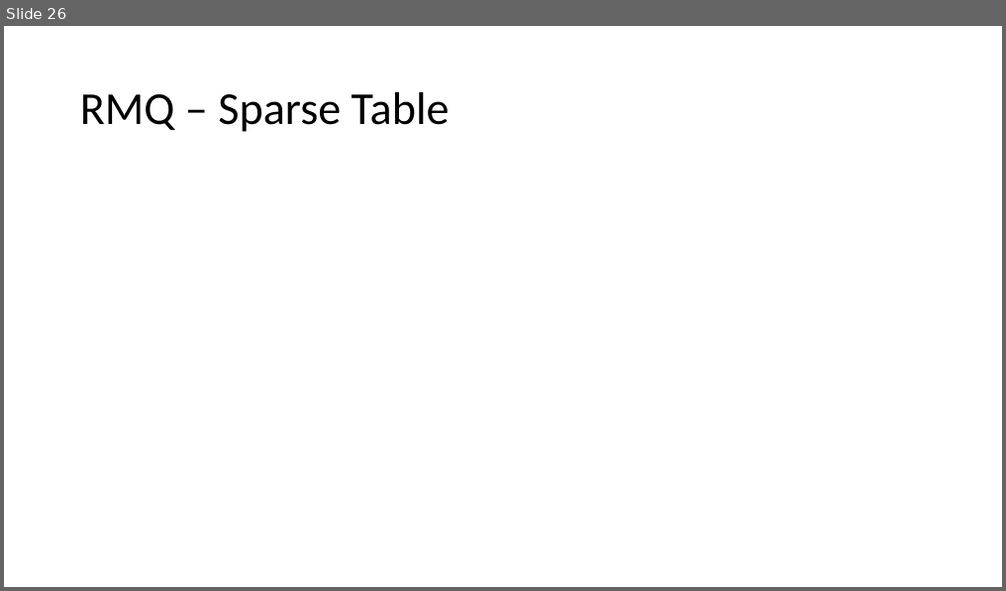
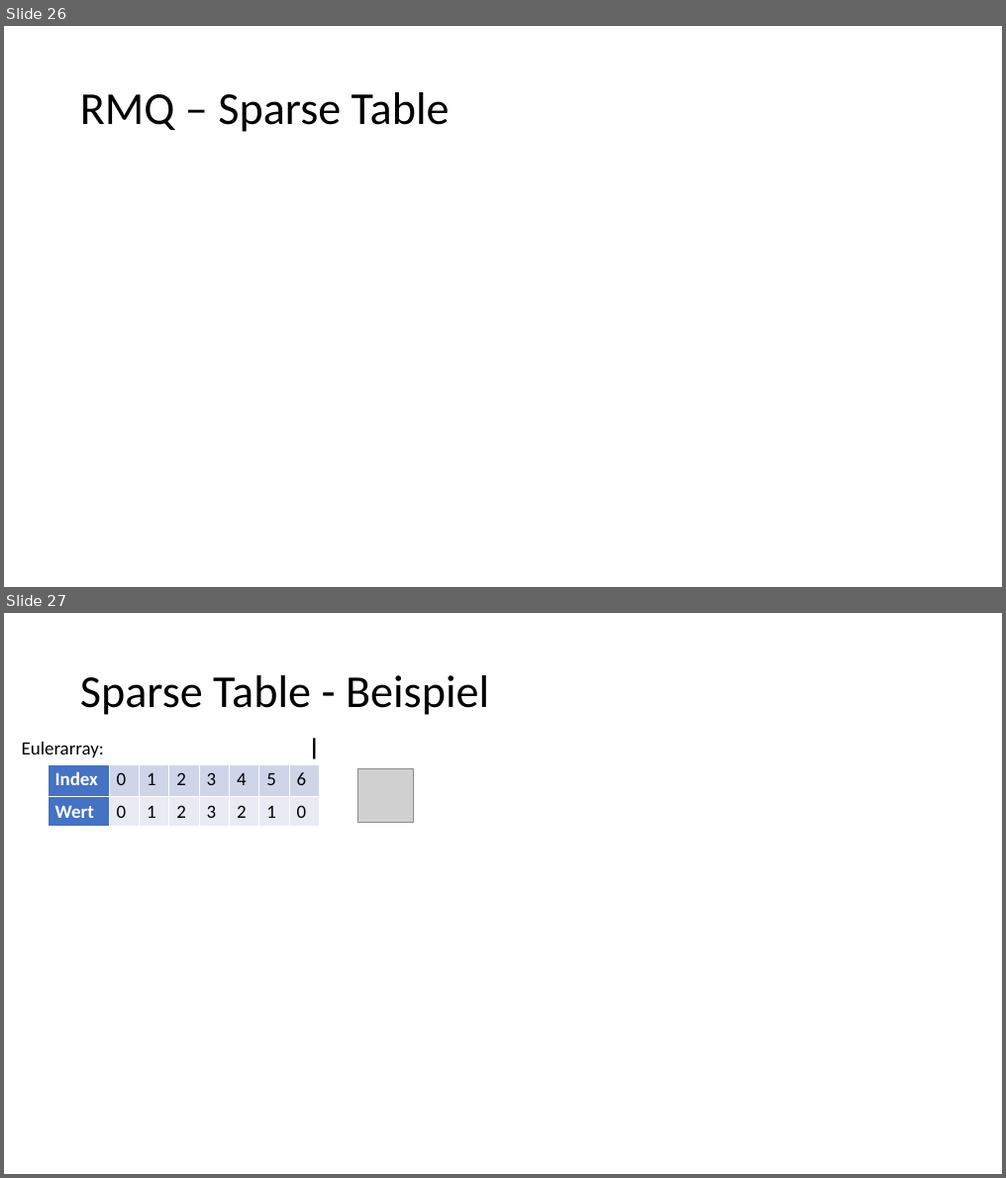
Before and after one commit to EiS94/Programmierwettbewerb, a slide deck: Präsentation/Präsentation.pptx. Shown one above the other, each under a label of ours: slide 26 before the commit, slides 26 and 27 after it. The pictures are 1006x591 and 1006x1178 pixels, drawn with LibreOffice and Linux fonts; fonts in the diff are those of the drawing; grey boxes stand for pictures. Boxes give left, top, right and bottom in pixels: in the first picture for what was removed or moved away, otherwise in the second. Text is boxed around its words. In the diff, an @@ line names an element or a change of style, - is before the commit and + after.

Commit message:
sparse added

```diff
--- a/Präsentation/Präsentation.pptx
+++ b/Präsentation/Präsentation.pptx
@@ slide 27 added at (4,613,1002,1174), background #FFFFFF @@
@@ title added at (80,675,489,715), 44 pt, text #000000 @@
+Sparse Table - Beispiel
@@ text added at (82,715,236,773), 115 pt, text #000000 @@
+]
@@ rectangle added at (107,721,218,761), fill #FFFFFF, outline #FFFFFF 1 pt @@
@@ text added at (176,715,329,773), 115 pt, text #000000 @@
+]
@@ rectangle added at (202,722,313,761), fill #FFFFFF, outline #FFFFFF 1 pt @@
@@ text added at (22,742,104,758), 18 pt, text #000000 @@
+Eulerarray:
@@ table added at (48,765,319,827), 2 rows, 8 columns @@
+Index | 0 | 1 | 2 | 3 | 4 | 5 | 6
+Wert | 0 | 1 | 2 | 3 | 2 | 1 | 0
@@ picture added at (357,768,413,823) @@
```
Also in this commit, not shown: 2 slides changed, 20 other slides added, 1 slide removed.
